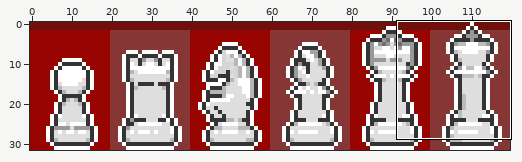
Pixel-art file: assets/arts/pieces/Piecedescale.aseprite. The picture above shows the old version from afar; the outline marks the close-up.
Close-up. As it was:
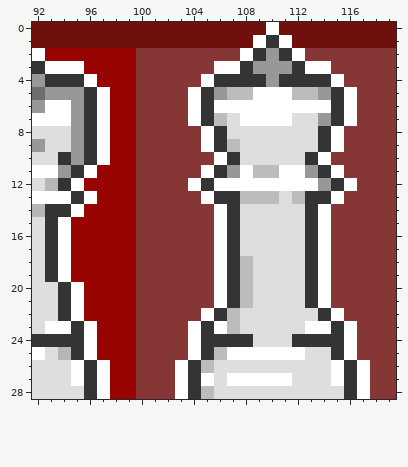
120x32 pixels, 1 frame. Shown: x 92..119, y 0..28.
Now the later version:
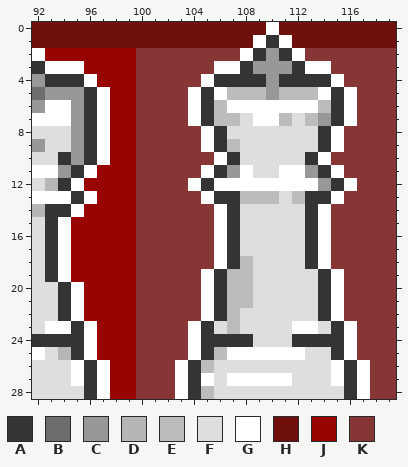
Palette (. is transparent): A #343434  B #6d6d6d  C #989898  D #b6b6b6  E #bcbcbc  F #dedede  G #ffffff  H #70100d  J #980500  K #863634
Diff:
layer "all" now shown
Layer "all Copy":
y 5: x 106 C -> G; x 109..111 GGG -> ECE; x 114 C -> G
y 6: x 106 G -> E; x 114 G -> E
y 7: x 107..108 FG -> EF; x 111 G -> E; x 113 F -> E
y 11: x 109..110 EE -> FF
y 19..21: x 105..107 KGA -> GAE; x 113..115 AGK -> FAG
y 23: x 106 G -> F; x 112 F -> G; x 114 G -> F
Where, in picture pixels (left, top, right, bottom), the same in both close-ups:
changed: (214, 87, 331, 178)
changed: (201, 269, 344, 334)
